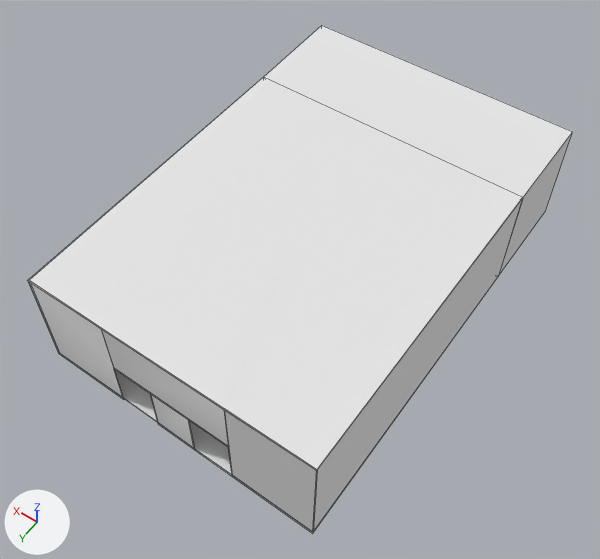
One commit to the Blender file Blender/Teatro_Estructura.blend: the scene before it, then after it.
Both versions are drawn from a 50 mm lens placed at (-29.9, 42.5, 68.1), pointed at (-0.3, 1.0, 3.0). The lights are fixed; the arrows at lower left show +X, +Y and +Z. Mesh edges are drawn as thin lines.
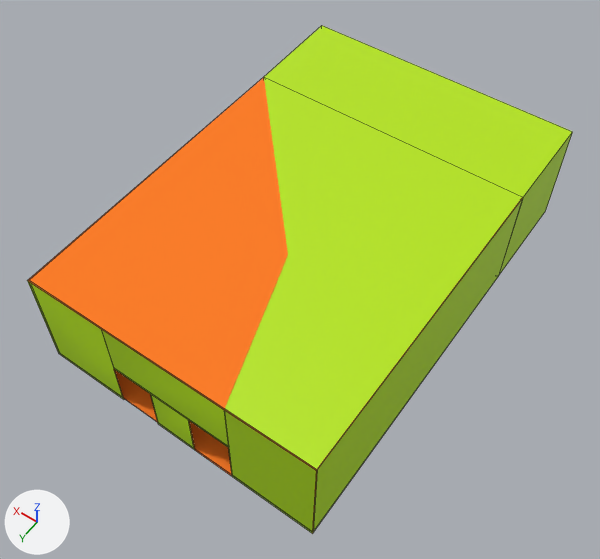
What differs and where, as boxes [x1, y1, x2, y2] in the pictures (600 x 559 px):
'Cube.001', recoloured
    both: [27, 26, 573, 534]
part 1 of me_cube, recoloured (white to green)
    both: [28, 132, 573, 534]
part 2 of me_cube, recoloured (white to green)
    both: [150, 394, 194, 449]
part 3 of me_cube, recoloured (white to green)
    both: [225, 26, 572, 470]

Edits to the bpy script that builds the scene:
```text
Change mat_madera:
    mat_madera.base_color: (0.8, 0.8, 0.8) -> (1.0, 0.212, 0.0245)  # white #e7e7e7 -> orange #ff7f2b
Add mat_exterior:
    mat_exterior = principled_material('Exterior')
    mat_exterior.base_color = (0.474, 0.8, 0.0)  # green #b7e700
Change me_cube:
    where me_cube.from_pydata(...)  # 108 vertices, 91 faces, 1 loose edge; spans x -1.22..1.22, y -2.0..1.62, z -0.55..11.16
    used by ob_cube_001; location = (0.0, 0.0, 0.0); scale = (12.5, 12.5, 1.0)
    me_cube part 1: 8 of the faces centred in x -1.22..1.22, y -2.0..1.61, z 5.24..7.02 switch from mat_madera (white #e7e7e7) to mat_exterior (green #b7e700)
    me_cube part 2: 2 of the faces centred in x -0.11..-0.01, y -1.05..1.61, z -0.53..2.21 switch from mat_madera (white #e7e7e7) to mat_exterior (green #b7e700)
    me_cube part 3: 2 of the faces centred in x -0.18..0.0, y -1.56..0.82, z 11.15..11.16 switch from mat_madera (white #e7e7e7) to mat_exterior (green #b7e700)
```
